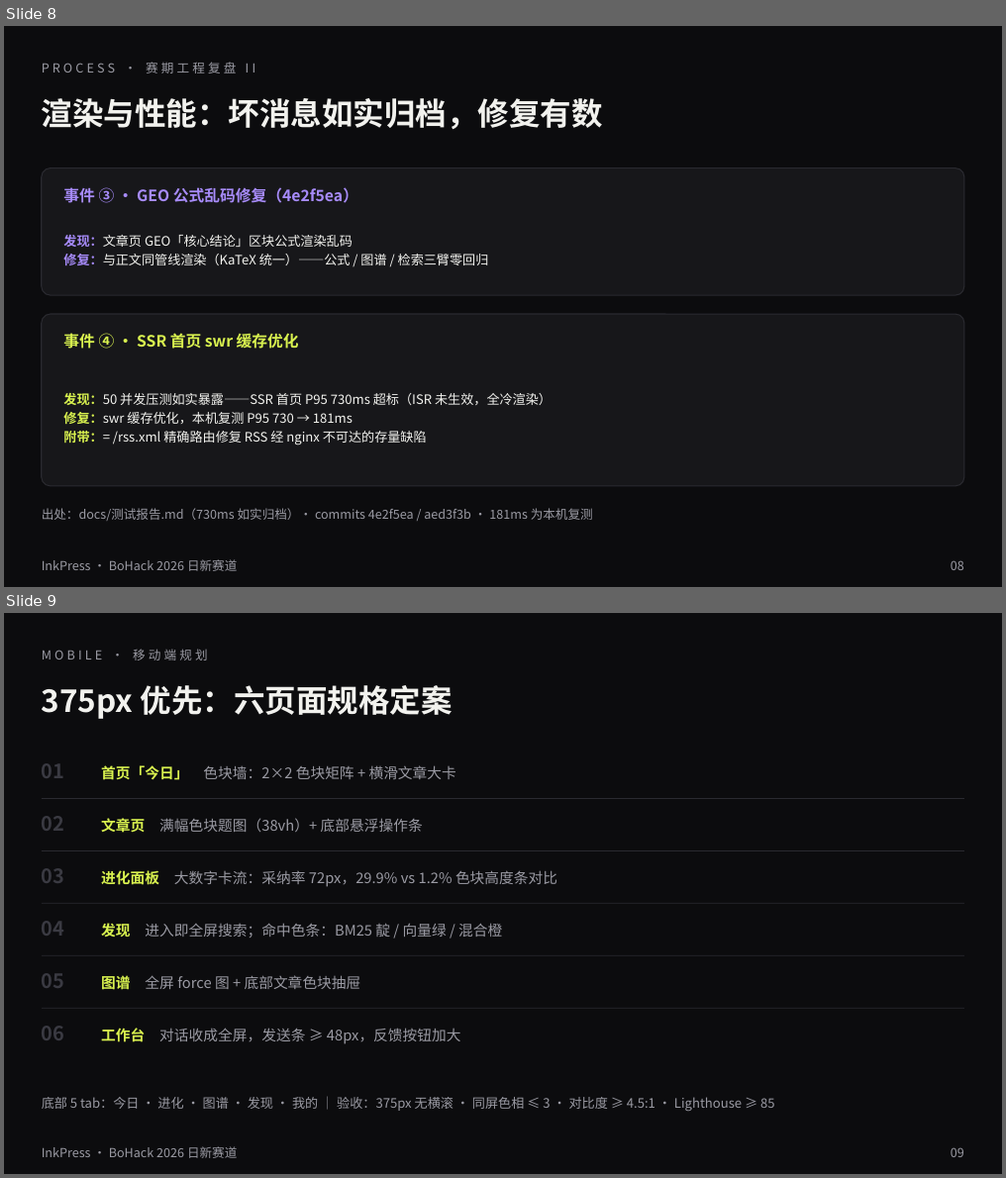
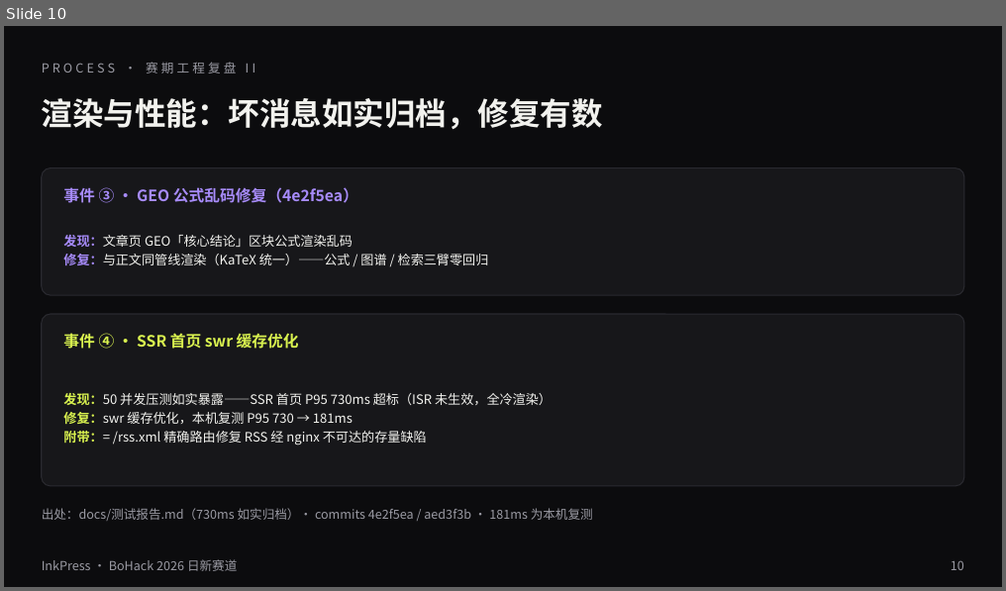
Before and after one commit to lggyx/inkpress2agent, a slide deck: docs/InkPress-BoHack2026-路演.pptx. Shown one above the other, each under a label of ours: slides 8 and 9 before the commit, slide 10 after it. The pictures are 1006x1178 and 1006x591 pixels, drawn with LibreOffice and Linux fonts; fonts in the diff are those of the drawing. Boxes give left, top, right and bottom in pixels: in the first picture for what was removed or moved away, otherwise in the second. Text is boxed around its words. In the diff, an @@ line names an element or a change of style, - is before the commit and + after.

Commit message:
docs(pitch): 叙事重构——内容飞轮三段闭环（Agent 生产×GEO/SEO 推流×进化）替代 UI 双轨主线，双轨/移动端降级为 roadmap 页，12 页

```diff
--- a/docs/InkPress-BoHack2026-路演.pptx
+++ b/docs/InkPress-BoHack2026-路演.pptx
@@ slide 9 removed at box(4, 613, 1002, 1174), background #0C0C0E @@
@@ text removed at box(133, 649, 208, 661) @@
-MOBILE · 移动端规划
@@ text removed at box(42, 685, 452, 719) @@
-375px 优先：六页面规格定案
@@ text removed at box(42, 763, 64, 778) @@
-01
@@ text removed at box(101, 765, 456, 780) @@
-首页「今日」 色块墙：2×2 色块矩阵 + 横滑文章大卡
@@ line removed from (42, 799) to (964, 799) @@
@@ text removed at box(42, 816, 64, 831) @@
-02
@@ text removed at box(101, 818, 423, 833) @@
-文章页 满幅色块题图（38vh）+ 底部悬浮操作条
@@ line removed from (42, 851) to (964, 851) @@
@@ text removed at box(42, 868, 64, 883) @@
-03
@@ text removed at box(101, 870, 557, 887) @@
-进化面板 大数字卡流：采纳率 72px，29.9% vs 1.2% 色块高度条对比
@@ line removed from (42, 903) to (964, 903) @@
@@ text removed at box(42, 921, 64, 936) @@
-04
@@ text removed at box(101, 923, 502, 938) @@
-发现 进入即全屏搜索；命中色条：BM25 靛 / 向量绿 / 混合橙
@@ line removed from (42, 956) to (964, 956) @@
@@ text removed at box(42, 973, 64, 988) @@
-05
@@ text removed at box(101, 973, 361, 992) @@
-图谱 全屏 force 图 + 底部文章色块抽屉
@@ line removed from (42, 1008) to (964, 1008) @@
@@ text removed at box(42, 1026, 64, 1041) @@
-06
@@ text removed at box(101, 1028, 461, 1045) @@
-工作台 对话收成全屏，发送条 ≥ 48px，反馈按钮加大
@@ text removed at box(42, 1097, 775, 1111) @@
-底部 5 tab：今日 · 进化 · 图谱 · 发现 · 我的 ｜ 验收：375px 无横滚 · 同屏色相 ≤ 3 · 对比度 ≥ 4.5:1 · Lighthouse ≥ 85
@@ text removed at box(42, 1147, 237, 1158) @@
-InkPress · BoHack 2026 日新赛道
@@ text removed at box(950, 1148, 964, 1157) @@
-09
@@ what was slide 8 is now slide 10 @@
@@ slide 10 changed as well @@
@@ text at box(950, 561, 964, 570): text changed @@
-08
+10
```
Also in this commit, not shown: 7 other slides changed, 4 slides added, 2 other slides removed.
